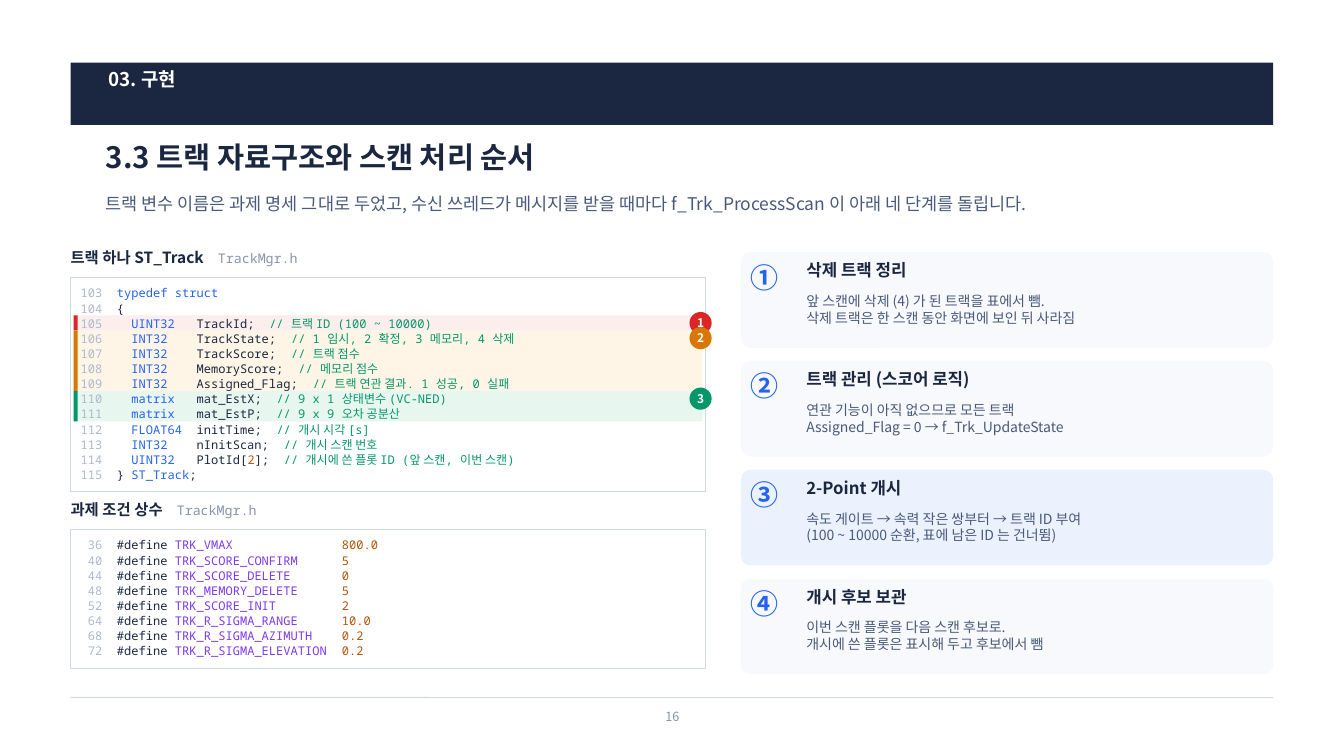
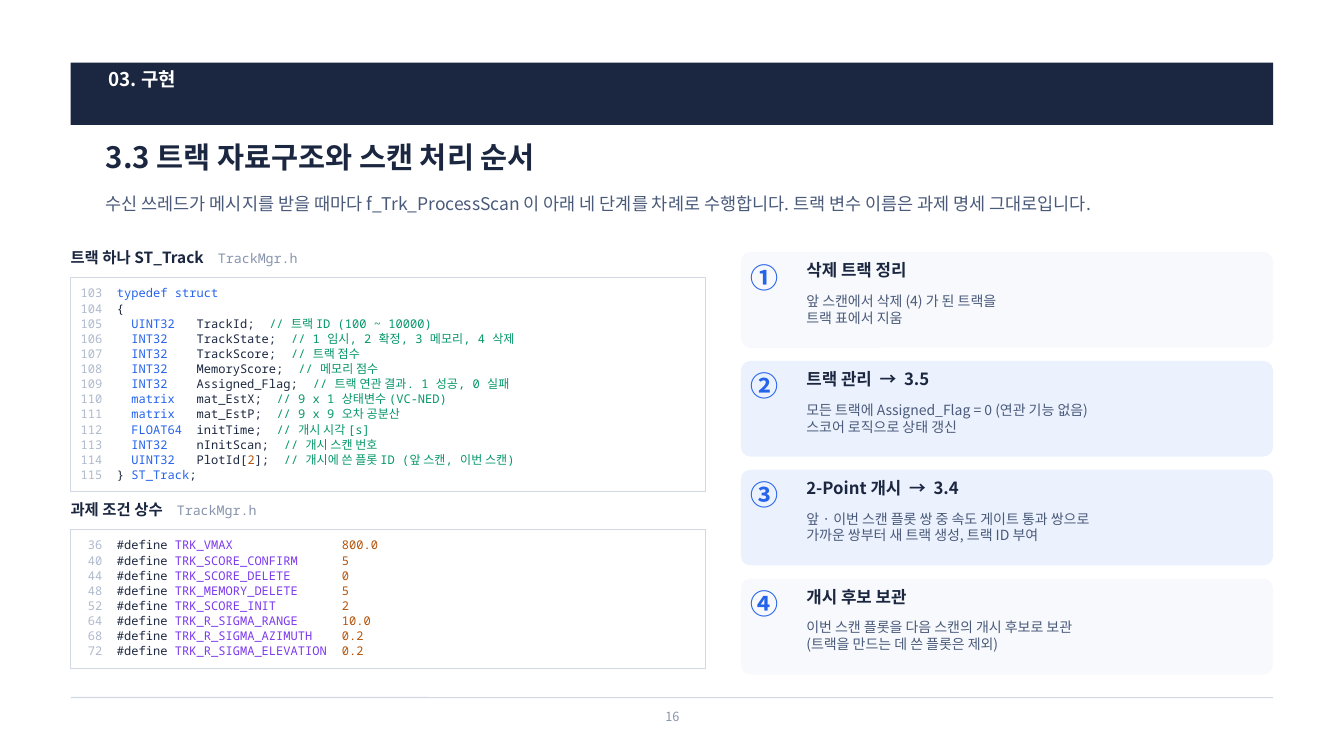
Before and after one commit to harley-hwan/radar-sw-study, a slide deck: slide 16 of Part5_Track_Init_Mgmt/ref/산출물/Chapter5_TrackInitMgmt.pptx. Drawn at 1344x756 pixels with LibreOffice and Linux fonts; fonts in the diff are those of the drawing. Boxes give left, top, right and bottom in pixels: in the first picture for what was removed or moved away, otherwise in the second. Text is boxed around its words. In the diff, an @@ line names an element or a change of style, - is before the commit and + after.

```diff
--- a/Part5_Track_Init_Mgmt/ref/산출물/Chapter5_TrackInitMgmt.pptx
+++ b/Part5_Track_Init_Mgmt/ref/산출물/Chapter5_TrackInitMgmt.pptx
@@ text at <box>106,195,1091,213</box>: text changed @@
-트랙 변수 이름은 과제 명세 그대로 두었고, 수신 쓰레드가 메시지를 받을 때마다 f_Trk_ProcessScan 이 아래 네 단계를 돌립니다.
+수신 쓰레드가 메시지를 받을 때마다 f_Trk_ProcessScan 이 아래 네 단계를 차례로 수행합니다. 트랙 변수 이름은 과제 명세 그대로입니다.
@@ text at <box>806,294,997,324</box>: text changed @@
-앞 스캔에 삭제 (4) 가 된 트랙을 표에서 뺌.
-삭제 트랙은 한 스캔 동안 화면에 보인 뒤 사라짐
+앞 스캔에서 삭제 (4) 가 된 트랙을
+트랙 표에서 지움
@@ rectangle removed at <box>74,316,703,331</box> @@
@@ rectangle removed at <box>74,316,78,331</box> @@
@@ ellipse removed at <box>690,313,712,335</box> @@
-1
@@ ellipse removed at <box>690,328,712,350</box> @@
-2
@@ rectangle removed at <box>74,331,703,391</box> @@
@@ rectangle removed at <box>74,331,78,391</box> @@
@@ ellipse removed at <box>690,388,712,410</box> @@
-3
@@ rounded rectangle at <box>741,361,1273,457</box>: fill #F7F9FC to #EBF2FE @@
@@ text at <box>806,371,929,387</box>: text changed @@
-트랙 관리 (스코어 로직)
+트랙 관리 → 3.5
@@ rectangle removed at <box>74,391,703,421</box> @@
@@ rectangle removed at <box>74,391,78,421</box> @@
@@ text at <box>806,403,1088,433</box>: text changed @@
-연관 기능이 아직 없으므로 모든 트랙
-Assigned_Flag = 0 → f_Trk_UpdateState
+모든 트랙에 Assigned_Flag = 0 (연관 기능 없음)
+스코어 로직으로 상태 갱신
@@ text at <box>806,480,959,496</box>: text changed @@
-2-Point 개시
+2-Point 개시 → 3.4
@@ text at <box>806,512,1090,542</box>: text changed @@
-속도 게이트 → 속력 작은 쌍부터 → 트랙 ID 부여
-(100 ~ 10000 순환, 표에 남은 ID 는 건너뜀)
+앞 · 이번 스캔 플롯 쌍 중 속도 게이트 통과 쌍으로
+가까운 쌍부터 새 트랙 생성, 트랙 ID 부여
@@ text at <box>806,620,1072,652</box>: text changed @@
-이번 스캔 플롯을 다음 스캔 후보로.
-개시에 쓴 플롯은 표시해 두고 후보에서 뺌
+이번 스캔 플롯을 다음 스캔의 개시 후보로 보관
+(트랙을 만드는 데 쓴 플롯은 제외)
```
Also in this commit, not shown: 9 other slides changed, 1 slide added, 1 slide removed, 13 other files.
